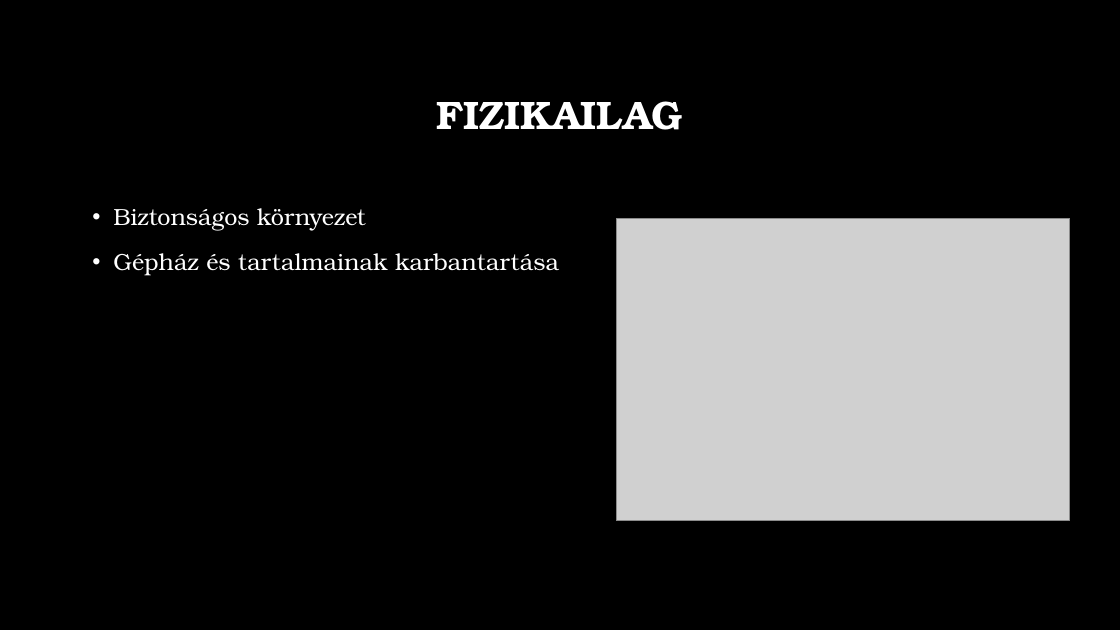
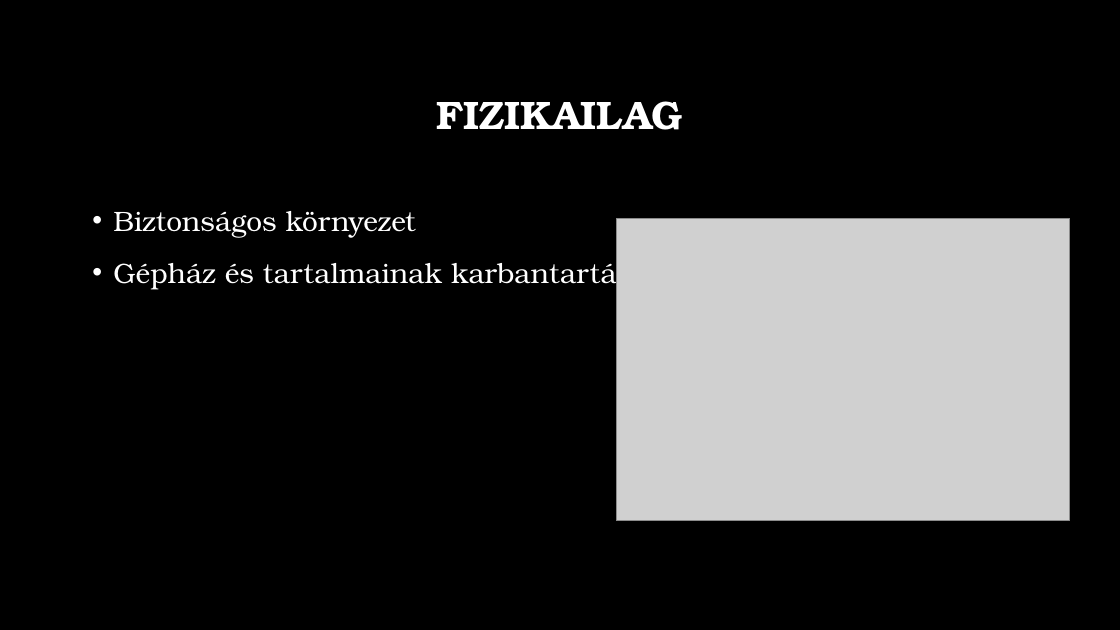
Before and after one commit to bartekaron/Sz-m-t-g-p-v-delme, a slide deck: slide 2 of Számítógép védelme.pptx. Drawn at 1120x630 pixels with LibreOffice and Linux fonts; fonts in the diff are those of the drawing; grey boxes stand for pictures; background and template pictures are left out. Boxes give left, top, right and bottom in pixels: in the first picture for what was removed or moved away, otherwise in the second. Text is boxed around its words. In the diff, an @@ line names an element or a change of style, - is before the commit and + after.

```diff
--- a/Számítógép védelme.pptx
+++ b/Számítógép védelme.pptx
@@ text "Biztonságos környezet" at [113, 211, 648, 290]: size 20 to 24 pt @@
```
Also in this commit, not shown: 3 other slides changed, 5 slides added, 6 slides removed.
